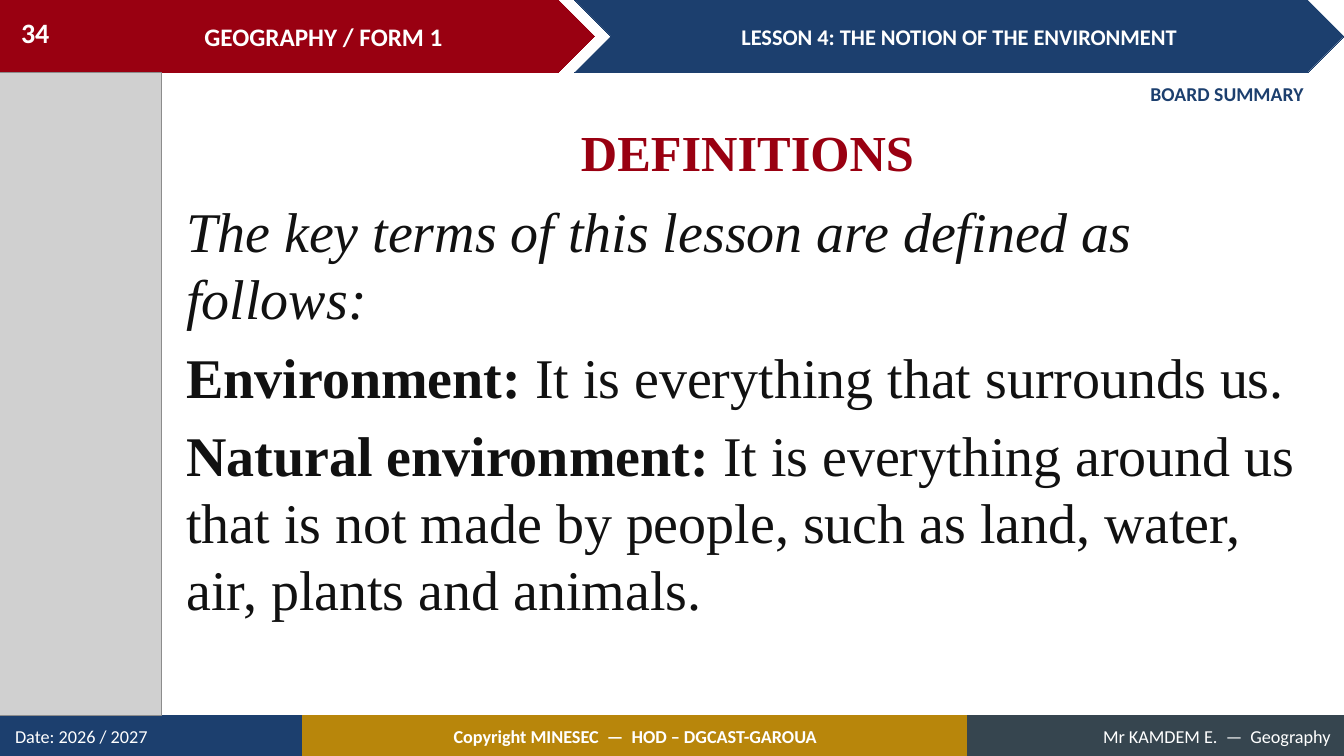
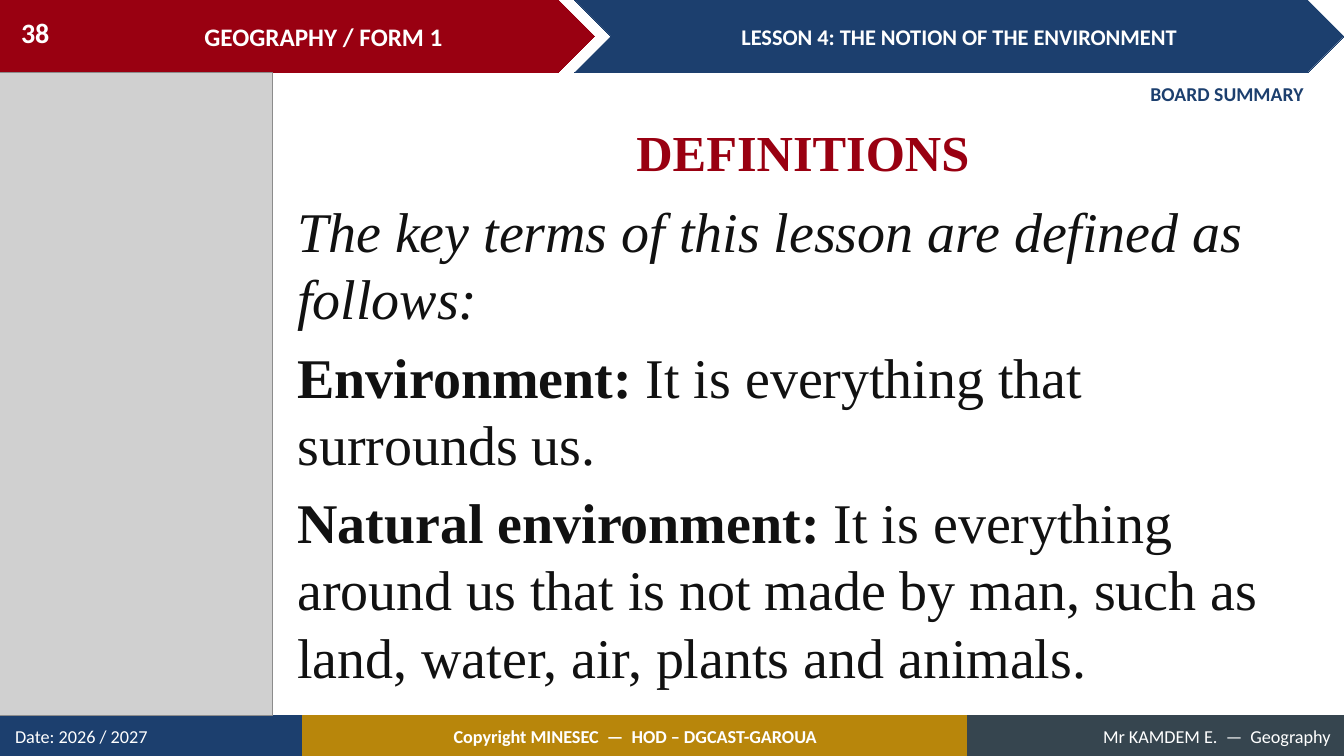
Before and after one commit to Berthautk/linea-github, a slide deck: slide 38 of lecons/F1/07_F1_M2_L04_The_Notion_of_the_Environment.pptx (slide 34 before the commit). Drawn at 1344x756 pixels with LibreOffice and Linux fonts; fonts in the diff are those of the drawing; grey boxes stand for pictures. Boxes give left, top, right and bottom in pixels: in the first picture for what was removed or moved away, otherwise in the second. Text is boxed around its words. In the diff, an @@ line names an element or a change of style, - is before the commit and + after.

```diff
--- a/lecons/F1/07_F1_M2_L04_The_Notion_of_the_Environment.pptx
+++ b/lecons/F1/07_F1_M2_L04_The_Notion_of_the_Environment.pptx
@@ page number at [21,23,49,44]: text changed @@
-34
+38
@@ picture: place and size @@
-picture at [0,73,161,716]
+picture at [0,73,272,716]
@@ text "DEFINITIONS": place and size @@
-text "DEFINITIONS" at [581,137,914,172]
+text "DEFINITIONS" at [636,137,969,172]
@@ text "The key terms of this ...": place and size @@
-text "The key terms of this ..." at [186,212,1295,621]
+text "The key terms of this ..." at [297,212,1258,688]
@@ text at [297,504,1258,688]: text changed @@
-Natural environment: It is everything around us that is not made by people, such as land, water, air, plants and animals.
+Natural environment: It is everything around us that is not made by man, such as land, water, air, plants and animals.
```
Also in this commit, not shown: 26 other slides changed, 12 slides added, 9 slides removed, 8 other files.
